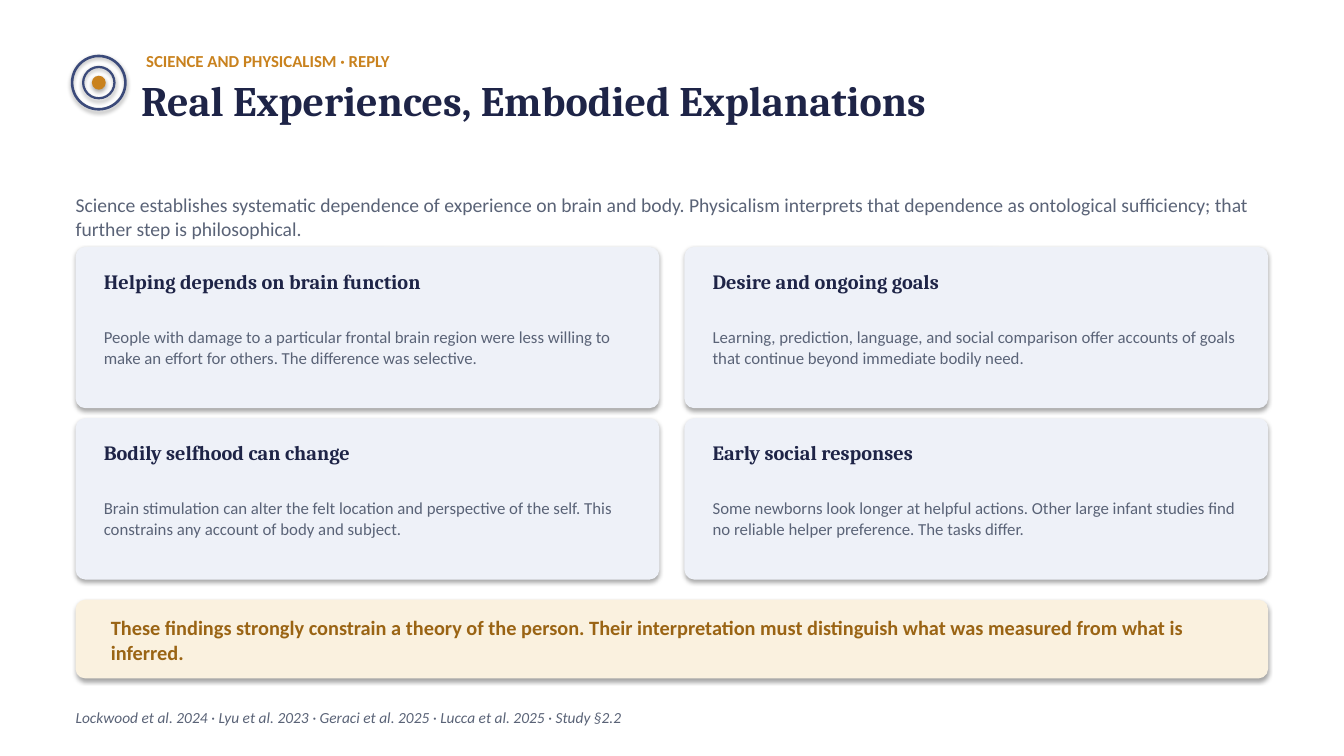
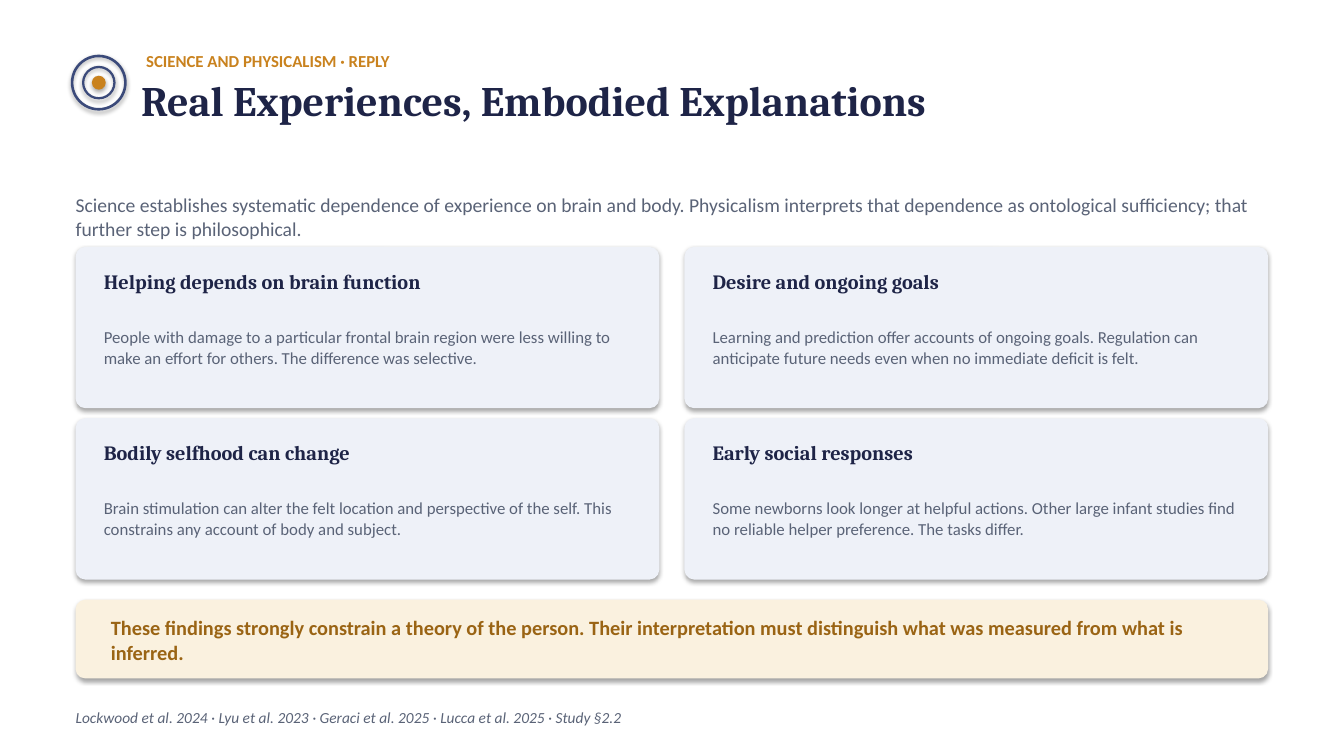
Before and after one commit to raghavamohan/AnalyticMadhyasthDarshan, a slide deck: slide 5 of Studies/Why-Humans-Are-Not-Just-Material/Why-Humans-Are-Not-Just-Material.pptx. Drawn at 1344x756 pixels with LibreOffice and Linux fonts; fonts in the diff are those of the drawing. Boxes give left, top, right and bottom in pixels: in the first picture for what was removed or moved away, otherwise in the second. Text is boxed around its words. In the diff, an @@ line names an element or a change of style, - is before the commit and + after.

```diff
--- a/Studies/Why-Humans-Are-Not-Just-Material/Why-Humans-Are-Not-Just-Material.pptx
+++ b/Studies/Why-Humans-Are-Not-Just-Material/Why-Humans-Are-Not-Just-Material.pptx
@@ text at [713, 331, 1198, 367]: text changed @@
-Learning, prediction, language, and social comparison offer accounts of goals that continue beyond immediate bodily need.
+Learning and prediction offer accounts of ongoing goals. Regulation can anticipate future needs even when no immediate deficit is felt.
```
Also in this commit, not shown: 5 other slides changed, 15 other files.
